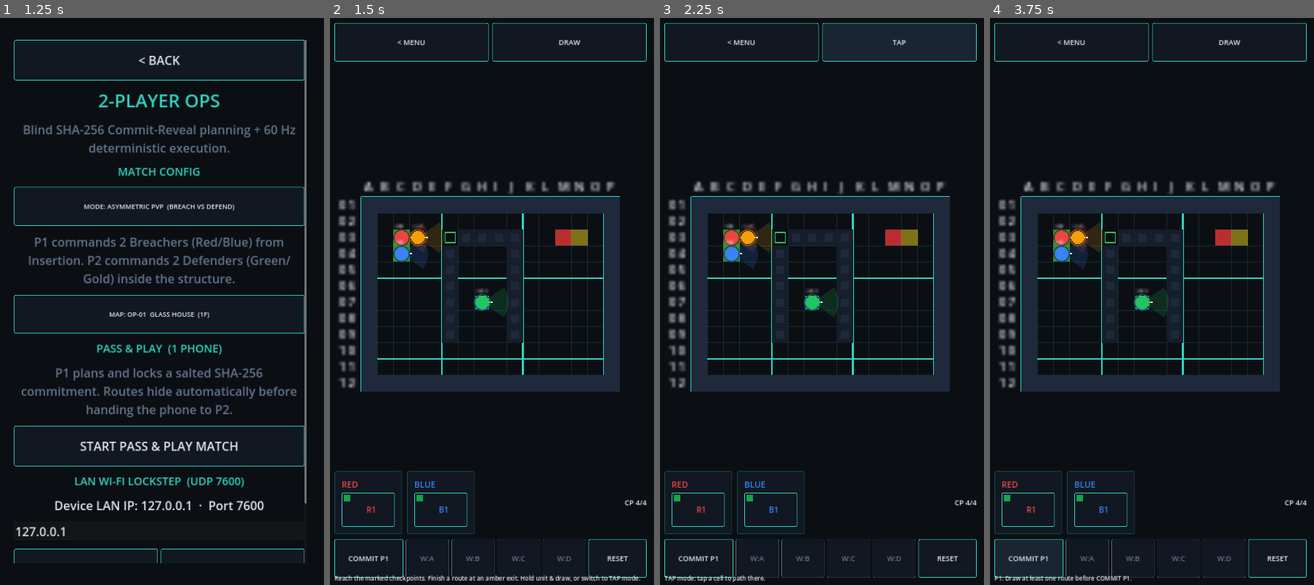
Above: before the commit, frames 1-4 (left to right).
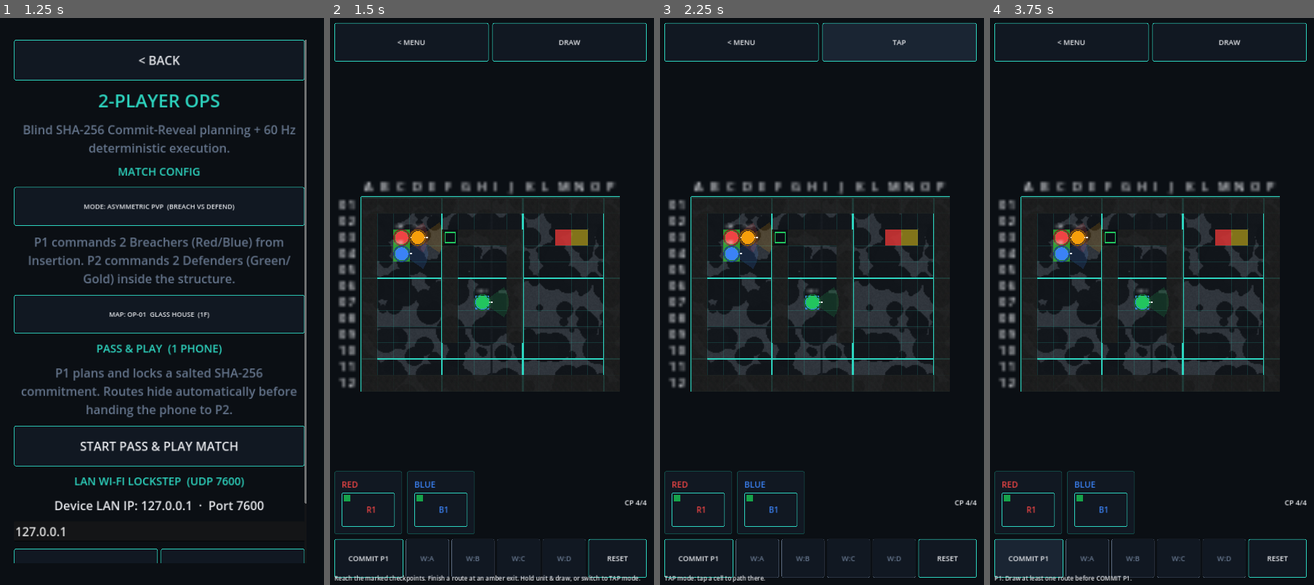
Above: after the commit, the same moments.

Repository: GhostMan612/TacPlanShooter
Game: Godot game, scene res://scenes/splash.tscn
Two runs of this game, one before a commit and one after it. Both use one fixed random seed, a clock stepped at 60 frames per second and the inputs below.
Inputs (mouse positions are in pixels of both pictures, inside the frame that each line leads up to):
- Up to frame 1 (1.25 s): tap Enter at 0.5 s; move the mouse to (233, 267) at 0.52 s; hold Right (ui_right) from 0.53 s (still down); click (233, 267) at 0.67 s
- Up to frame 2 (1.5 s): release Right (ui_right) at 1.25 s; click "START PASS & PLAY MATCH" at 1.25 s
- Up to frame 3 (2.25 s): click "DRAW" at 2 s
- Up to frame 4 (3.75 s): click "TAP" at 2.75 s; click "COMMIT P1" at 3.5 s

Frame 1 is identical in both runs. In frame 2, 12% of the frame differs, in the area x 9-90%, y 31-66%; in frame 3, 12%; in frame 4, 12%.

Commit message:
vault HD textures wired into the actual game: copy 8 PNGs (25D tileset + seamless concrete/fog/grid/grate) into assets/textures/; MapRenderer.enable_hd_tiles() loads them and _draw uses textured floor + wall regions with procedural fallback

Diff:
--- a/scripts/planning/map_renderer.gd
+++ b/scripts/planning/map_renderer.gd
@@ -17,11 +17,15 @@
 const ZONE_RED := Color(0.8, 0.2, 0.2, 0.9)
 const HOSTAGE_COLOR := Color(0.23, 0.51, 0.96)
 const HD_TILESET_PATH := "res://addons/godot4-asset-vault/tacplanshooter_hd/tilesets/spacegrunts_25d_tileset.tres"
+const HD_FLOOR_PATH := "res://assets/textures/concrete_seamless_256.png"
+const HD_WALL_PATH := "res://assets/textures/spacegrunts_25d_tileset.png"
 
 
 var map: GreyboxMap = null
 var palette := {}
 var hd_tilemap: TileMap = null
+var hd_floor: Texture2D = null
+var hd_wall: Texture2D = null
 
 
 func setup(m: GreyboxMap) -> void:
@@ -39,6 +43,10 @@
 
 
 func enable_hd_tiles() -> bool:
+	if hd_floor == null and ResourceLoader.exists(HD_FLOOR_PATH):
+		hd_floor = ResourceLoader.load(HD_FLOOR_PATH, "Texture2D") as Texture2D
+	if hd_wall == null and ResourceLoader.exists(HD_WALL_PATH):
+		hd_wall = ResourceLoader.load(HD_WALL_PATH, "Texture2D") as Texture2D
 	if hd_tilemap != null:
 		return true
 	if not ResourceLoader.exists(HD_TILESET_PATH):
@@ -71,6 +79,10 @@
 	var s := float(SimConstants.GRID_CELL_SIZE_PX)
 	var total := Rect2(Vector2.ZERO, Vector2(map.width_cells, map.height_cells) * s)
 	draw_rect(total, c_floor, true)
+	if hd_floor != null:
+		draw_texture_rect(hd_floor, total, true, Color(1.0, 1.0, 1.0, 0.65))
+	elif hd_tilemap == null:
+		draw_rect(total, c_floor, true)
 	var x := 0.0
 	while x <= total.size.x + 0.01:
 		var major := int(x / s) % 5 == 0
@@ -87,6 +99,9 @@
 		if map.door_cells.has(cell):
 			continue
 		var rect := GridUtil.cell_rect_px(cell)
+		if hd_wall != null and rect.size.x > 0:
+			draw_texture_rect_region(hd_wall, rect, Rect2(0, 0, 16, 16), Color(1.0, 1.0, 1.0, 0.85))
+			continue
 		var mat := StringName(map.wall_materials.get(cell, &"CONCRETE"))
 		if mat == &"DRY_WALL":
 			draw_rect(rect, c_wall.lerp(c_floor, 0.4), true)
Binary file added: assets/textures/concrete_seamless_256.png
Not shown, added: assets/textures/concrete_seamless_256.png.import
Binary file added: assets/textures/fog_noise_256.png
Not shown, added: assets/textures/fog_noise_256.png.import
Binary file added: assets/textures/metal_grate_seamless_256.png
Not shown, added: assets/textures/metal_grate_seamless_256.png.import
Binary file added: assets/textures/spacegrunts_25d_expansion_tileset.png
Not shown, added: assets/textures/spacegrunts_25d_expansion_tileset.png.import
Binary file added: assets/textures/spacegrunts_25d_tileset.png
Not shown, added: assets/textures/spacegrunts_25d_tileset.png.import
Binary file added: assets/textures/spacegrunts_25d_tileset_n.png
Not shown, added: assets/textures/spacegrunts_25d_tileset_n.png.import
(and 4 more such lines)
